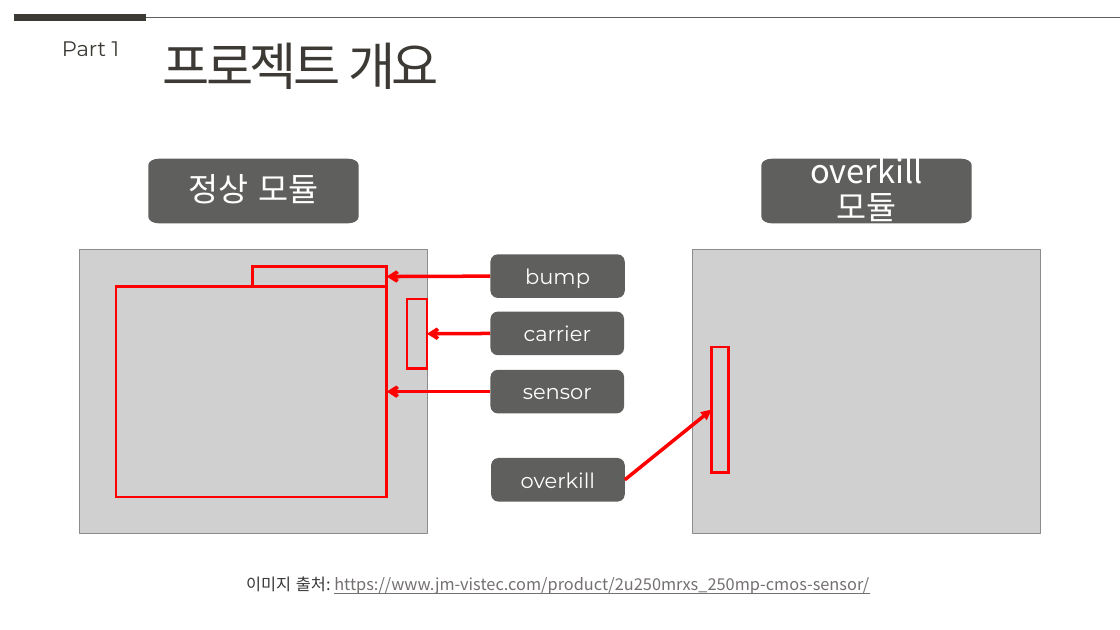
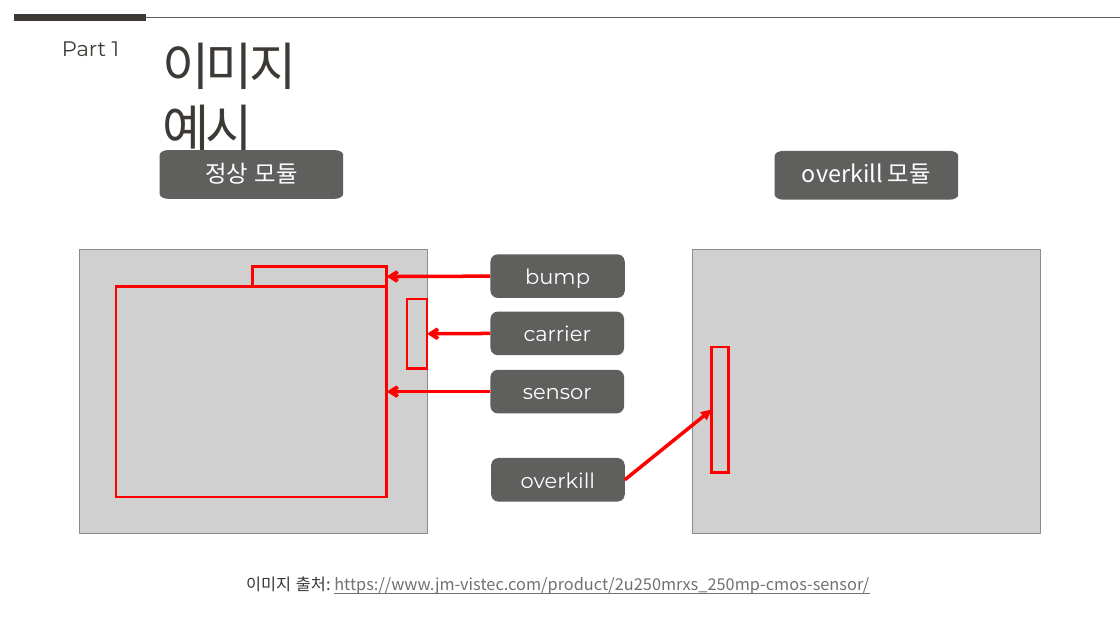
Before and after one commit to knudatascientists/lg-innotek-projects, a slide deck: slide 5 of docs/중간_보고서.pptx. Drawn at 1120x630 pixels with LibreOffice and Linux fonts; fonts in the diff are those of the drawing; grey boxes stand for pictures. Boxes give left, top, right and bottom in pixels: in the first picture for what was removed or moved away, otherwise in the second. Text is boxed around its words. In the diff, an @@ line names an element or a change of style, - is before the commit and + after.

```diff
--- a/docs/중간_보고서.pptx
+++ b/docs/중간_보고서.pptx
@@ text at (x1=162, y1=42, x2=297, y2=160): text changed @@
-프로젝트 개요
+이미지 예시
@@ freeform shape "정상 모듈" resized from (x1=149, y1=159, x2=359, y2=223) to (x1=160, y1=150, x2=343, y2=199) @@
@@ freeform shape "정상 모듈" at (x1=160, y1=150, x2=343, y2=199): size 28 to 20 pt, font Montserrat to Noto Sans CJK KR; less space between paragraphs @@
@@ freeform shape "overkill 모듈" resized from (x1=761, y1=159, x2=971, y2=223) to (x1=775, y1=151, x2=958, y2=200) @@
@@ freeform shape "overkill 모듈" at (x1=775, y1=151, x2=958, y2=200): size 28 to 20 pt; less space between paragraphs @@
```
Also in this commit, not shown: 19 other slides changed, 13 slides added, 1 slide removed, 18 other files.
